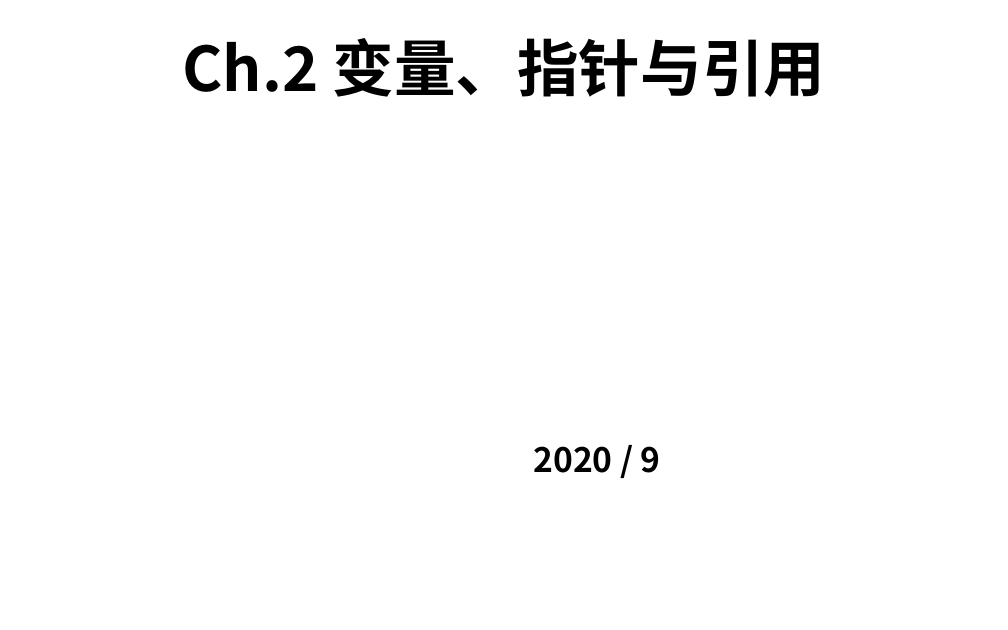
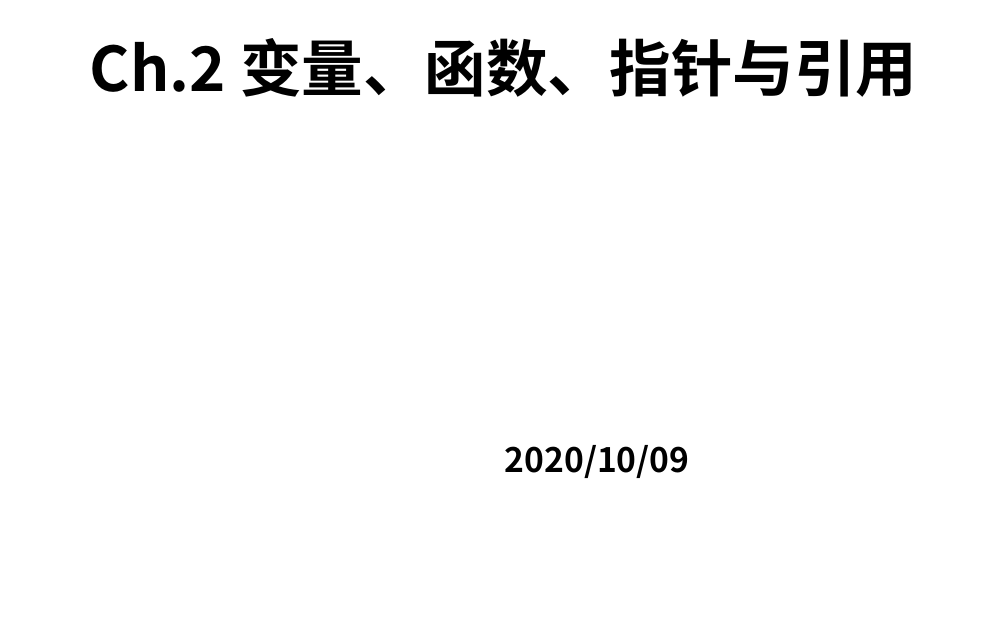
Before and after one commit to zuoshenghuang/curriculum, a slide deck: slide 1 of programming/2018/ch_2_variable.pptx. Drawn at 1008x630 pixels with LibreOffice and Linux fonts; fonts in the diff are those of the drawing; background and template pictures are left out. Boxes give left, top, right and bottom in pixels: in the first picture for what was removed or moved away, otherwise in the second. Text is boxed around its words. In the diff, an @@ line names an element or a change of style, - is before the commit and + after.

```diff
--- a/programming/2018/ch_2_variable.pptx
+++ b/programming/2018/ch_2_variable.pptx
@@ text at (x1=90, y1=38, x2=918, y2=97): text changed @@
-Ch.2 变量、指针与引用
+Ch.2 变量、函数、指针与引用
@@ text at (x1=505, y1=445, x2=690, y2=478): text changed @@
-2020 / 9
+2020/10/09
```
Also in this commit, not shown: 2 other slides changed, 6 slides added, 1 slide removed, 2 other files.
